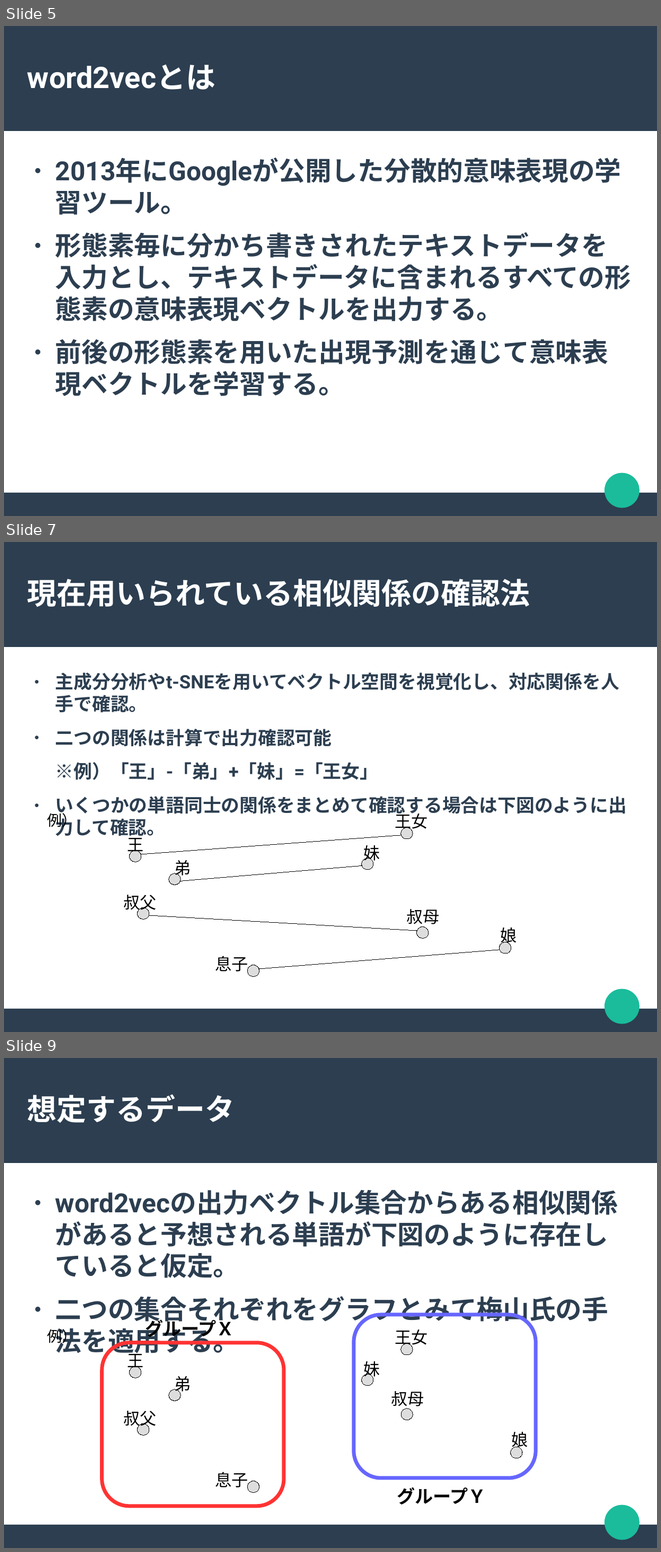
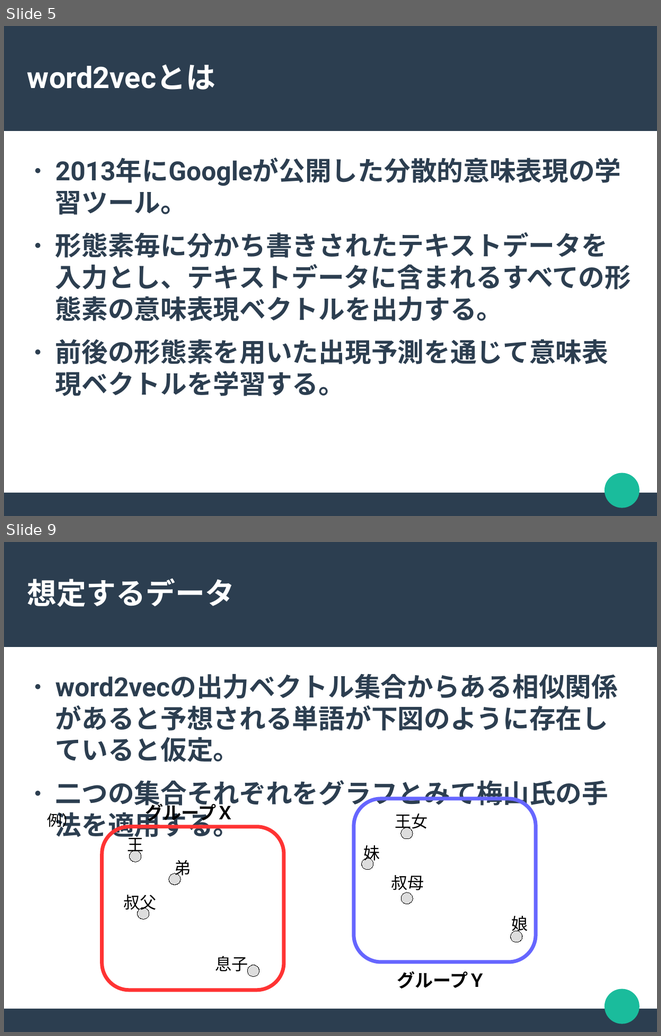
Before and after one commit to chocolaolantan/thesis, a slide deck: note/slide/ハンガリアン法による語の相似関係抽出ver2.odp. Shown one above the other, each under a label of ours: slides 5, 7 and 9 before the commit, slides 5 and 9 after it; the slides between them are not shown. The pictures are 661x1552 and 661x1036 pixels, drawn with LibreOffice and Linux fonts; fonts in the diff are those of the drawing. Boxes give left, top, right and bottom in pixels: in the first picture for what was removed or moved away, otherwise in the second. Text is boxed around its words. In the diff, an @@ line names an element or a change of style, - is before the commit and + after.

```diff
--- a/note/slide/ハンガリアン法による語の相似関係抽出ver2.odp
+++ b/note/slide/ハンガリアン法による語の相似関係抽出ver2.odp
@@ slide 7 removed at (x1=4, y1=542, x2=657, y2=1032), background #FFFFFF; not listed: 3 template elements that a slide beside it also shows @@
@@ title removed at (x1=27, y1=579, x2=530, y2=607) @@
-現在用いられている相似関係の確認法
@@ text removed at (x1=55, y1=672, x2=627, y2=817) @@
-● 主成分分析やt-SNEを用いてベクトル空間を視覚化し、対応関係を人手で確認。
-● 二つの関係は計算で出力確認可能
-※例）「王」-「弟」+「妹」=「王女」
-● いくつかの単語同士の関係をまとめて確認する場合は下図のように出力して確認。
@@ text removed at (x1=47, y1=811, x2=77, y2=829) @@
-例）
@@ text removed at (x1=395, y1=811, x2=428, y2=832) @@
-王女
@@ ellipse removed at (x1=401, y1=828, x2=413, y2=839) @@
@@ text removed at (x1=127, y1=834, x2=144, y2=855) @@
-王
@@ line removed from (141, 854) to (401, 835) @@
@@ ellipse removed at (x1=130, y1=850, x2=141, y2=862) @@
@@ ellipse removed at (x1=362, y1=858, x2=374, y2=869) @@
@@ text removed at (x1=363, y1=845, x2=380, y2=863) @@
-妹
@@ ellipse removed at (x1=169, y1=873, x2=180, y2=884) @@
@@ text removed at (x1=175, y1=860, x2=191, y2=879) @@
-弟
@@ line removed from (180, 881) to (362, 865) @@
@@ text removed at (x1=123, y1=894, x2=156, y2=913) @@
-叔父
@@ ellipse removed at (x1=138, y1=908, x2=149, y2=919) @@
@@ line removed from (149, 915) to (417, 930) @@
@@ text removed at (x1=407, y1=909, x2=440, y2=927) @@
-叔母
@@ ellipse removed at (x1=417, y1=927, x2=429, y2=938) @@
@@ text removed at (x1=500, y1=927, x2=517, y2=945) @@
-娘
@@ line removed from (259, 969) to (500, 950) @@
@@ ellipse removed at (x1=500, y1=942, x2=511, y2=953) @@
@@ text removed at (x1=215, y1=955, x2=248, y2=974) @@
-息子
@@ ellipse removed at (x1=247, y1=965, x2=259, y2=976) @@
```
Also in this commit, not shown: 5 slides changed, 2 slides added, 2 other slides removed, 14 other files.
